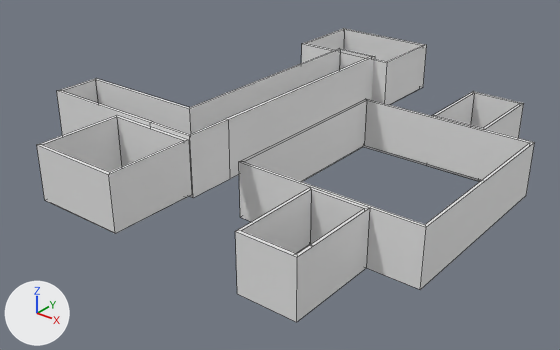
Before and after pictures for a commit that changed the Blender file models/building_1.blend.
One viewpoint serves both versions: a camera (50 mm lens) standing at (14.0, -20.77, 12.24) and looking at (-0.94, -2.09, 0.66). Every picture has the same lights, and +X, +Y and +Z are marked at lower left. Mesh edges are drawn as thin lines.

Before the edit, the objects in view are built like this:
```python
me_cube_001 = bpy.data.meshes.new('Cube.001')
me_cube_001.from_pydata(...)  # 112 vertices, 84 faces; spans x -2.85..1.0, y -2.38..1.92, z -1.0..2.58
ob_entrancehallway = bpy.data.objects.new('entranceHallway', me_cube_001)
ob_entrancehallway.location = (2.36, -0.45, 0.88)
ob_entrancehallway.scale = (3.35, 3.68, 1.0)
```
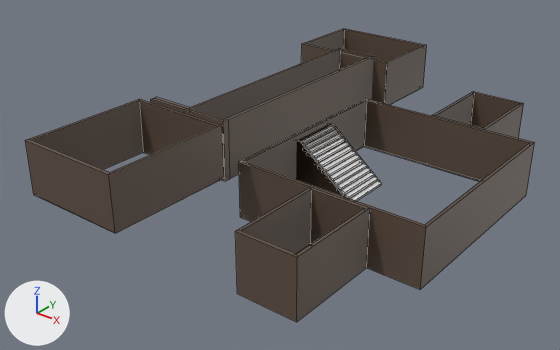
Pixel boxes (x1, y1, x2, y2) of what changed, in the pictures (560 x 350 px; the box of a moved part takes in the faces that stretch with it):
'entranceHallway', recoloured, reshaped: before (37, 28, 535, 322); after (25, 28, 535, 322)
'Cube.001', added: after (302, 126, 382, 201)
'Cube', added: after (296, 123, 380, 197)
part 1 of me_cube_001, moved or reshaped: before (37, 145, 115, 233); after (25, 140, 115, 233)
part 2 of me_cube_001, moved or reshaped: before (38, 115, 188, 172); after (27, 99, 220, 170)
part 3 of me_cube_001, moved or reshaped: before (109, 119, 230, 233); after (109, 109, 230, 233)
part 4 of me_cube_001, moved or reshaped: before (95, 78, 191, 134); after (156, 97, 190, 109)
part 5 of me_cube_001, moved or reshaped: before (57, 78, 152, 135); after (151, 97, 187, 113)

Patch to the scene script:
```diff
--- a/models/building_1.blend.py
+++ b/models/building_1.blend.py
@@ mat_walls @@
+mat_walls = principled_material('Walls')
+mat_walls.base_color = (0.115, 0.079, 0.0558)  # brown #5f4f43
@@ mat_stairs_001 @@
+mat_stairs_001 = principled_material('stairs.001')
+mat_stairs_001.base_color = (0.8, 0.8, 0.8)  # white #e7e7e7
+mat_stairs_001.roughness = 0.491
+mat_stairs_001.specular_ior_level = 0.386
@@ mat_material_001 @@
+mat_material_001 = principled_material('Material.001')
+mat_material_001.base_color = (0.0173, 0.00558, 0.0)  # black #241100
@@ me_cube_001 @@
 me_cube_001.from_pydata(...)  # 112 vertices, 84 faces; spans x -2.85..1.0, y -2.38..1.92, z -1.0..2.58
 # used by ob_entrancehallway; location = (2.36, -0.45, 0.88); scale = (3.35, 3.68, 1.0)
+# me_cube_001 part 1: all 4 vertices in x -1.94..-1.91, y -2.38..-2.35, z 0.6..2.47 are moved by (-0.16, 0.0, 0.0)
+# me_cube_001 part 2: all 4 vertices in x -1.94..-1.91, y -1.61..-1.57, z 0.6..2.47 are moved by (-0.16, 0.39, 0.0)
+# me_cube_001 part 3: all 12 vertices in x -1.49..-1.0, y -1.61..-1.54, z 0.58..2.58 are moved by (0.0, 0.39, 0.0)
+# me_cube_001 part 4: all 4 vertices in x -2.85..-2.82, y -1.15..-1.12, z 0.58..2.58 are moved by (0.9, 0.0, 0.0)
+# me_cube_001 part 5: all 4 vertices in x -2.85..-2.82, y -1.57..-1.54, z 0.58..2.58 are moved by (0.9, 0.39, 0.0)
+me_cube_001.materials.append(mat_walls)  # brown #5f4f43
@@ me_cube_014 @@
+me_cube_014.from_pydata(...)  # a box spanning x -1.0..1.0, y -1.0..1.0, z -1.0..1.0
+me_cube_014.materials.append(mat_stairs_001)  # its picture is missing
@@ me_cube_013 @@
+me_cube_013.from_pydata([(-1.0, -1.0, -1.0), (-1.0, -1.0, 0.7), (-1.0, 1.0, -1.0), (-1.0, 1.0, 0.7), (1.38, -1.0, -1.0), (-0.73, -1.0, 0.7), (1.38, 1.0, -1.0), (-0.73, 1.0, 0.7)], [], [(0, 1, 3, 2), (2, 3, 7, 6), (6, 7, 5, 4), (4, 5, 1, 0), (2, 6, 4, 0), (7, 3, 1, 5)])
+me_cube_013.materials.append(mat_material_001)  # black #241100
@@ ob_cube_001 @@
+ob_cube_001 = bpy.data.objects.new('Cube.001', me_cube_014)
+ob_cube_001.location = (1.3, -0.28, 0.04)
+ob_cube_001.rotation_euler = (0.0, 0.0976, 0.0)  # degrees (0, 5.6, 0)
+ob_cube_001.scale = (0.174, 0.91, 0.044)
+_m = ob_cube_001.modifiers.new('Array', 'ARRAY')
+_m.count = 14
+_m.relative_offset_displace = (-0.5, 0.0, 1.2)
@@ ob_cube @@
+ob_cube = bpy.data.objects.new('Cube', me_cube_013)
+ob_cube.location = (0.0, -0.26, 0.98)
```
